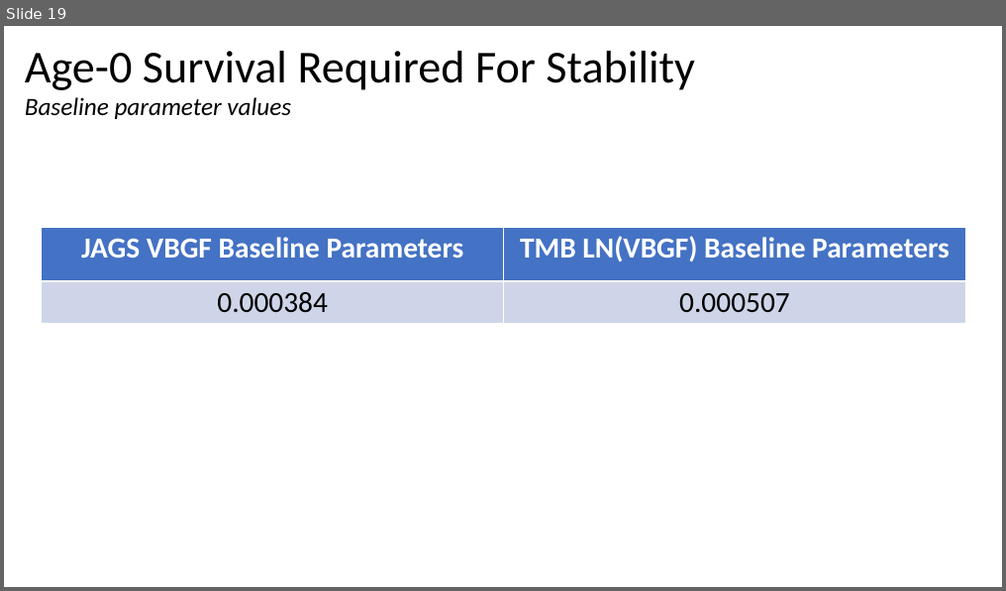
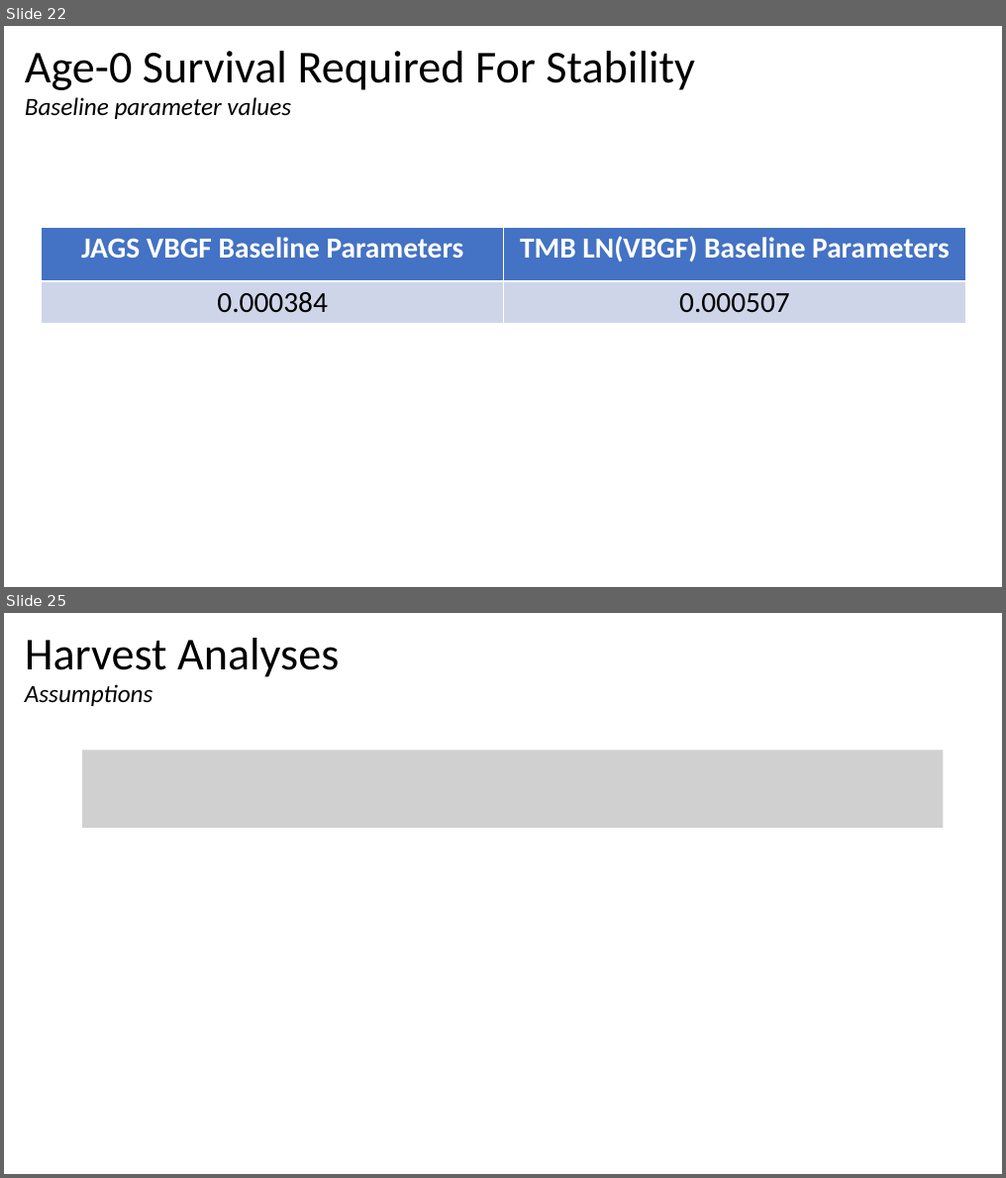
Before and after one commit to sreynolds2/LMOR-DPM, a slide deck: documents/Parameterization.pptx. Shown one above the other, each under a label of ours: slide 19 before the commit, slides 22 and 25 after it; the slides between them are not shown. The pictures are 1006x591 and 1006x1178 pixels, drawn with LibreOffice and Linux fonts; fonts in the diff are those of the drawing; grey boxes stand for pictures. Boxes give left, top, right and bottom in pixels: in the first picture for what was removed or moved away, otherwise in the second. Text is boxed around its words. In the diff, an @@ line names an element or a change of style, - is before the commit and + after.

```diff
--- a/documents/Parameterization.pptx
+++ b/documents/Parameterization.pptx
@@ slide 25 added at [4,613,1002,1174], background #FFFFFF @@
@@ text added at [25,638,339,677], 44 pt, text #000000 @@
+Harvest Analyses
@@ text added at [25,684,153,706], 24 pt, text #000000, italic @@
+Assumptions
@@ picture added at [82,750,944,828] @@
@@ what was slide 19 is now slide 22 @@
```
Also in this commit, not shown: 12 slides changed, 4 other slides added, 11 other files.
